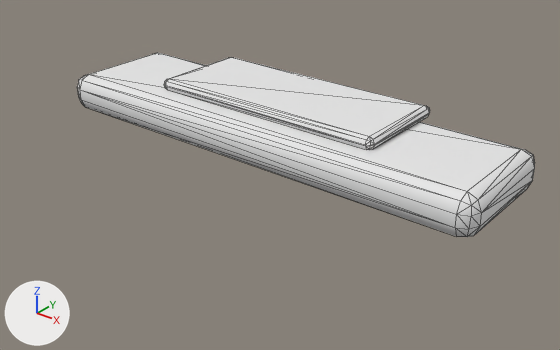
Before and after pictures for a commit that changed the glTF model assets/rooms/fruit_shop/entry_step.glb.
Rendered twice from a 50 mm camera at (1.92, -2.47, 1.28) aimed at (0.11, -0.21, -0.12). Every picture has the same lights, and +X, +Y and +Z are marked at lower left. The first picture is the older version. Mesh edges are drawn as thin lines. Vertices at exactly the same position are counted once.

In view in the first picture: 'entry_step.001'.
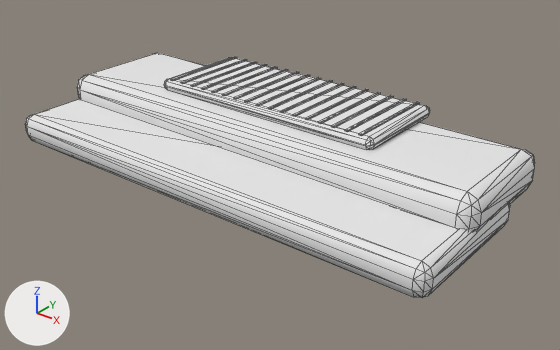
Location of each change, [x1, y1, x2, y2] in pixels of the pictures (560 x 350 px):
'entry_step.001', reshaped (11% wider, 33% taller)
    before: [77, 53, 535, 237]
    after: [26, 53, 535, 298]
part 1 of me_entry_step_mobile, added
    after: [171, 56, 237, 81]
part 2 of me_entry_step_mobile, added
    after: [180, 59, 247, 84]
part 3 of me_entry_step_mobile, added
    after: [191, 61, 257, 86]
part 4 of me_entry_step_mobile, added
    after: [201, 64, 267, 90]
part 5 of me_entry_step_mobile, added
    after: [212, 66, 278, 93]
part 6 of me_entry_step_mobile, added
    after: [222, 69, 288, 96]
part 7 of me_entry_step_mobile, added
    after: [234, 72, 299, 99]
part 8 of me_entry_step_mobile, added
    after: [245, 74, 310, 102]
part 9 of me_entry_step_mobile, added
    after: [256, 77, 321, 106]
part 10 of me_entry_step_mobile, added
    after: [268, 80, 333, 109]
part 11 of me_entry_step_mobile, added
    after: [280, 83, 344, 113]
part 12 of me_entry_step_mobile, added
    after: [293, 86, 356, 116]
part 13 of me_entry_step_mobile, added
    after: [305, 89, 369, 120]
part 14 of me_entry_step_mobile, added
    after: [318, 92, 381, 124]
part 15 of me_entry_step_mobile, added
    after: [331, 95, 394, 127]
part 16 of me_entry_step_mobile, added
    after: [345, 98, 407, 131]
part 17 of me_entry_step_mobile, added
    after: [359, 101, 420, 136]
part 18 of me_entry_step_mobile, added
    after: [26, 99, 510, 298]

The change, as a diff of the scene's bpy script:
```diff
--- a/assets/rooms/fruit_shop/entry_step.glb.py
+++ b/assets/rooms/fruit_shop/entry_step.glb.py
@@ me_entry_step_mobile @@
 # used by ob_entry_step_001; location = (0.0, 0.0, 0.0)
-me_entry_step_mobile.from_pydata(...)  # 112 vertices, 216 faces; spans x -1.03..1.03, y -0.36..0.23, z -0.06..0.16
+me_entry_step_mobile.from_pydata(...)  # 304 vertices, 528 faces; spans x -1.03..1.03, y -0.65..0.23, z -0.13..0.16
+# me_entry_step_mobile part 1: a new loose piece, a box spanning x -0.5065..-0.4935, y -0.215..0.215, z 0.157..0.163, in mat_shop_sharedatlas (white #e7e7e7)
+# me_entry_step_mobile part 2: a new loose piece, a box spanning x -0.4445..-0.4315, y -0.215..0.215, z 0.157..0.163, in mat_shop_sharedatlas (white #e7e7e7)
+# me_entry_step_mobile part 3: a new loose piece, a box spanning x -0.3825..-0.3695, y -0.215..0.215, z 0.157..0.163, in mat_shop_sharedatlas (white #e7e7e7)
+# me_entry_step_mobile part 4: a new loose piece, a box spanning x -0.3205..-0.3075, y -0.215..0.215, z 0.157..0.163, in mat_shop_sharedatlas (white #e7e7e7)
+# me_entry_step_mobile part 5: a new loose piece, a box spanning x -0.2585..-0.2455, y -0.215..0.215, z 0.157..0.163, in mat_shop_sharedatlas (white #e7e7e7)
+# me_entry_step_mobile part 6: a new loose piece, a box spanning x -0.1965..-0.1835, y -0.215..0.215, z 0.157..0.163, in mat_shop_sharedatlas (white #e7e7e7)
+# me_entry_step_mobile part 7: a new loose piece, a box spanning x -0.1345..-0.1215, y -0.215..0.215, z 0.157..0.163, in mat_shop_sharedatlas (white #e7e7e7)
+# me_entry_step_mobile part 8: a new loose piece, a box spanning x -0.0725..-0.0595, y -0.215..0.215, z 0.157..0.163, in mat_shop_sharedatlas (white #e7e7e7)
+# me_entry_step_mobile part 9: a new loose piece, a box spanning x -0.0105..0.0025, y -0.215..0.215, z 0.157..0.163, in mat_shop_sharedatlas (white #e7e7e7)
+# me_entry_step_mobile part 10: a new loose piece, a box spanning x 0.0515..0.0645, y -0.215..0.215, z 0.157..0.163, in mat_shop_sharedatlas (white #e7e7e7)
+# me_entry_step_mobile part 11: a new loose piece, a box spanning x 0.1135..0.1265, y -0.215..0.215, z 0.157..0.163, in mat_shop_sharedatlas (white #e7e7e7)
+# me_entry_step_mobile part 12: a new loose piece, a box spanning x 0.1755..0.1885, y -0.215..0.215, z 0.157..0.163, in mat_shop_sharedatlas (white #e7e7e7)
+# me_entry_step_mobile part 13: a new loose piece, a box spanning x 0.2375..0.2505, y -0.215..0.215, z 0.157..0.163, in mat_shop_sharedatlas (white #e7e7e7)
+# me_entry_step_mobile part 14: a new loose piece, a box spanning x 0.2995..0.3125, y -0.215..0.215, z 0.157..0.163, in mat_shop_sharedatlas (white #e7e7e7)
+# me_entry_step_mobile part 15: a new loose piece, a box spanning x 0.3615..0.3745, y -0.215..0.215, z 0.157..0.163, in mat_shop_sharedatlas (white #e7e7e7)
+# me_entry_step_mobile part 16: a new loose piece, a box spanning x 0.4235..0.4365, y -0.215..0.215, z 0.157..0.163, in mat_shop_sharedatlas (white #e7e7e7)
+# me_entry_step_mobile part 17: a new loose piece, a box spanning x 0.4855..0.4985, y -0.215..0.215, z 0.157..0.163, in mat_shop_sharedatlas (white #e7e7e7)
+# me_entry_step_mobile part 18: a new loose piece of 56 vertices spanning x -1.03..1.03, y -0.65..0.0, z -0.13..0.0, in mat_shop_sharedatlas (white #e7e7e7)
 me_entry_step_mobile.materials.append(mat_shop_sharedatlas)
```
